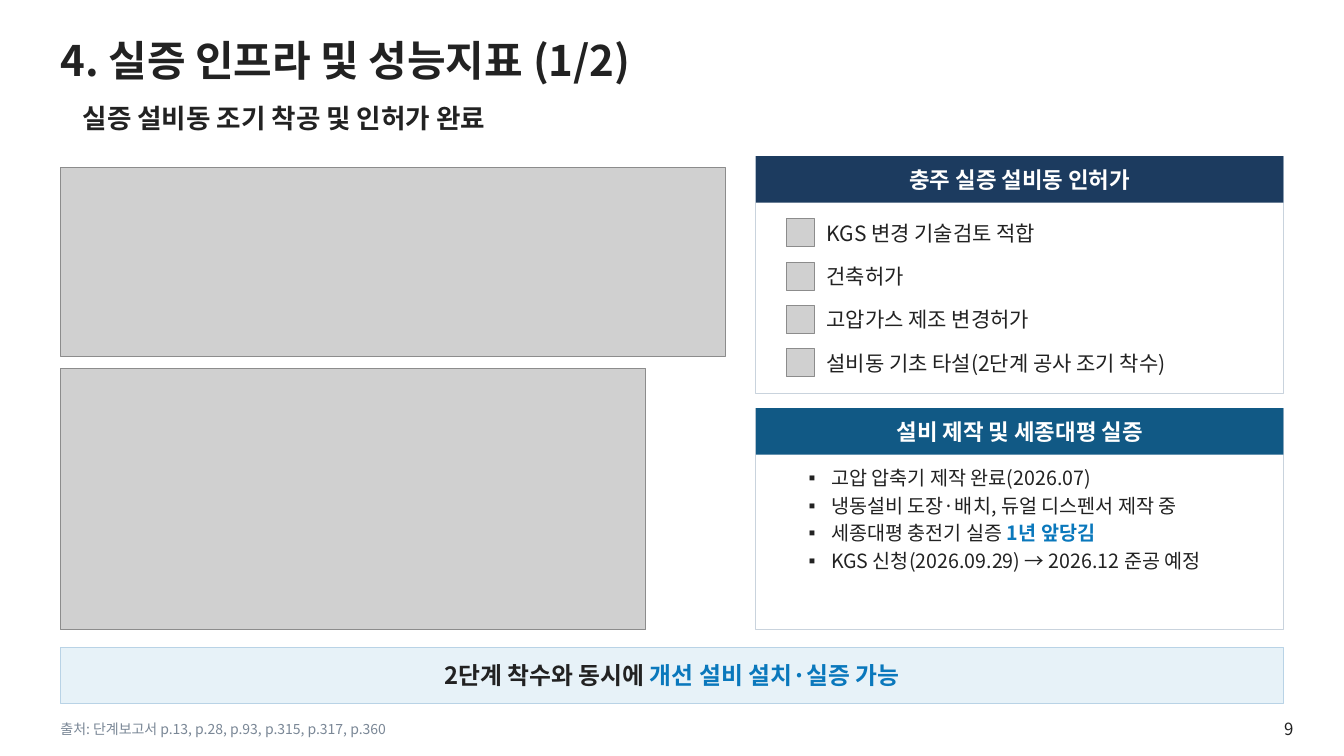
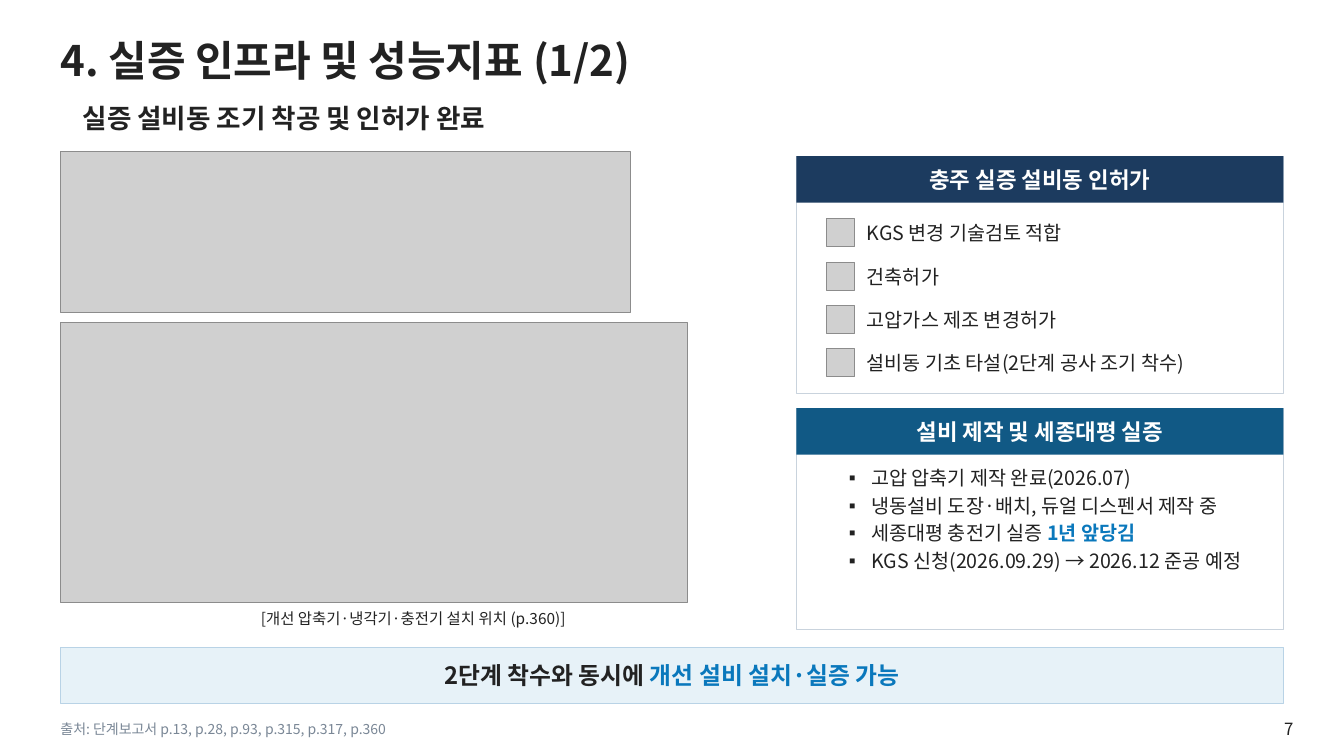
Before and after one commit to jungdw180-debug/h2, a slide deck: slide 7 of slides/1단계_단계평가_현장평가판.pptx (slide 9 before the commit). Drawn at 1344x756 pixels with LibreOffice and Linux fonts; fonts in the diff are those of the drawing; grey boxes stand for pictures; background and template pictures are left out. Boxes give left, top, right and bottom in pixels: in the first picture for what was removed or moved away, otherwise in the second. Text is boxed around its words. In the diff, an @@ line names an element or a change of style, - is before the commit and + after.

```diff
--- a/slides/1단계_단계평가_현장평가판.pptx
+++ b/slides/1단계_단계평가_현장평가판.pptx
@@ picture: place and size @@
-picture at (60,168,726,357)
+picture at (60,151,630,313)
@@ rectangle "충주 실증 설비동 인허가": place and size @@
-rectangle "충주 실증 설비동 인허가" at (756,156,1284,203)
+rectangle "충주 실증 설비동 인허가" at (797,156,1284,203)
@@ rectangle: place and size @@
-rectangle at (756,156,1284,393)
+rectangle at (797,156,1284,393)
@@ text "KGS 변경 기술검토 적합": place and size @@
-text "KGS 변경 기술검토 적합" at (827,223,1036,243)
+text "KGS 변경 기술검토 적합" at (867,223,1062,242)
@@ text "건축허가": place and size @@
-text "건축허가" at (827,266,904,286)
+text "건축허가" at (867,267,939,286)
@@ picture: place and size @@
-picture at (60,368,646,630)
+picture at (60,323,688,603)
@@ text "고압가스 제조 변경허가": place and size @@
-text "고압가스 제조 변경허가" at (827,309,1029,329)
+text "고압가스 제조 변경허가" at (867,310,1056,329)
@@ 4 pictures: place and size @@
-4 pictures at (786,219,815,377)
+4 pictures at (827,219,855,377)
@@ size 15 to 14 pt in 4 elements at (867,223,1062,242), (867,267,939,286), (867,310,1056,329), (867,353,1184,374) @@
@@ text "설비동 기초 타설(2단계 공사 조기 ...": place and size @@
-text "설비동 기초 타설(2단계 공사 조기 ..." at (827,353,1166,375)
+text "설비동 기초 타설(2단계 공사 조기 ..." at (867,353,1184,374)
@@ rectangle "설비 제작 및 세종대평 실증": place and size @@
-rectangle "설비 제작 및 세종대평 실증" at (756,408,1284,455)
+rectangle "설비 제작 및 세종대평 실증" at (797,408,1284,455)
@@ rectangle: place and size @@
-rectangle at (756,408,1284,630)
+rectangle at (797,408,1284,630)
@@ text "고압 압축기 제작 완료(2026.07)": place and size @@
-text "고압 압축기 제작 완료(2026.07)" at (831,468,1201,572)
+text "고압 압축기 제작 완료(2026.07)" at (871,468,1241,572)
@@ text added at (261,611,566,628), 11 pt, text #222222 @@
+[개선 압축기·냉각기·충전기 설치 위치 (p.360)]
@@ page number at (1284,722,1293,735): text changed @@
-9
+7
```
Also in this commit, not shown: 6 other slides changed, 2 slides removed, 5 other files.
